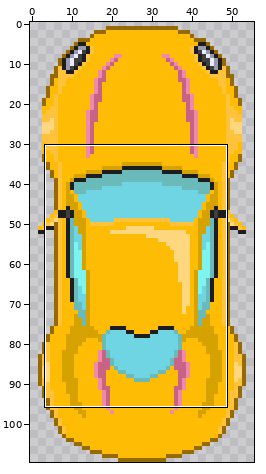
One commit to this sprite sheet: Assets/Cars/img_dongle.png. Above: a wide view before the commit, with the close-up outlined.
Close-up. Old version:
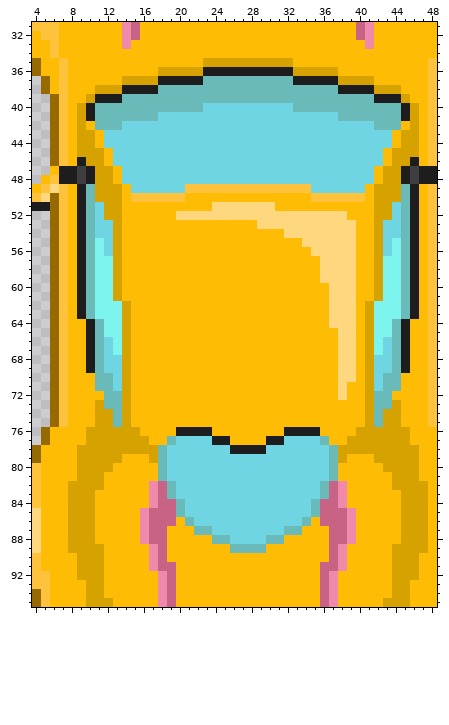
The file is 56x110 pixels. Colours within 5 levels of each other are drawn and written as one. Shown: x 4..48, y 31..95.
Now the later version:
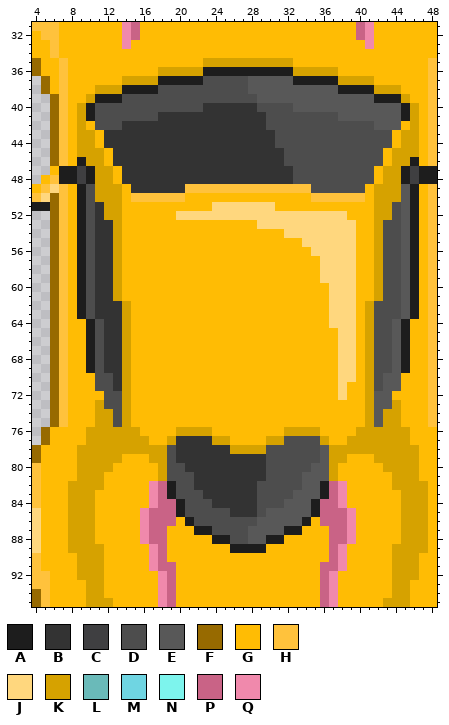
Palette (. is transparent): A #1d1d1d  B #333333  C #3f3f41  D #4d4d4d  E #585858  F #976a00  G #ffbc04  H #ffc23c  J #ffd77e  K #d6a200  L #6abab9  M #6fd5e2  N #7df4ed  P #c96386  Q #f089ac
Change:
Changed rows in their new state; - is an unchanged pixel.
first column x 10:
37 -------------DDDDDEEEEE-------------
38 --------DDDDDDDDDDEEEEEEEEEE--------
39 ----DDDDDDDDDDDDDDDEEEEEEEEEEEEE----
40 -DDDDDDDDDDDDBBBBBBDDDDEEEEEEEEEEEE-
41 -DDDDDDDBBBBBBBBBBBBDDDDDDDDEEEEEEE-
42 -DDDBBBBBBBBBBBBBBBBDDDDDDDDDDDDEEE-
43 --BBBBBBBBBBBBBBBBBBBDDDDDDDDDDDDD--
44 --BBBBBBBBBBBBBBBBBBBDDDDDDDDDDDDD--
45 ---BBBBBBBBBBBBBBBBBBBDDDDDDDDDDD---
46 ---BBBBBBBBBBBBBBBBBBBDDDDDDDDDDD---
47 ----BBBBBBBBBBBBBBBBBBBDDDDDDDDD----
48 ----BBBBBBBBBBBBBBBBBBBDDDDDDDDD----
49 D----BBBBBB--------------DDDDDD----E
50 D----------------------------------E
51 DB--------------------------------DE
52 DB--------------------------------DE
53 DBB------------------------------DDE
54 DBB------------------------------DDE
55 DBB------------------------------DDE
56 DBB------------------------------DDE
57 DBB------------------------------DDE
58 DBB------------------------------DDE
59 DBB------------------------------DDE
60 DBB------------------------------DDE
61 DBB------------------------------DDE
62 DBBB----------------------------DDDE
63 DBBB----------------------------DDDE
64 -DBB----------------------------DDE-
65 -DBB----------------------------DDE-
66 -DBB----------------------------DDE-
67 -DBB----------------------------DDE-
68 -DBB----------------------------DDE-
69 -DBB----------------------------DDE-
70 -DDB----------------------------DEE-
71 -DDB----------------------------DEE-
72 --DD----------------------------EE--
73 --DD----------------------------EE--
74 ---D----------------------------E---
75 ---D----------------------------E---
76 ----------KKKK--------KKKK----------
77 ---------KBBBBKK----KKDDDDK---------
78 --------KDBBBBBBKKKKDDDDDDEK--------
79 --------KDBBBBBBBBBBDDDDDDEK--------
80 --------KDDBBBBBBBBBDDDDDEEK--------
81 --------KDDDBBBBBBBBDDDDEEEK--------
82 ---------ADDBBBBBBBDDDDDEEA---------
83 ---------ADDDBBBBBBDDDDEEEA---------
84 ----------ADDDBBBBBDDDEEEA----------
85 ----------ADDDDDBBBDEEEEEA----------
86 -----------ADDDDDDDEEEEEA-----------
87 ------------AADDDDEEEEAA------------
88 --------------AADDEEAA--------------
89 ----------------AAAA----------------
Where, in picture pixels (left, top, right, bottom), the same in both close-ups:
changed: (86, 76, 410, 553)
